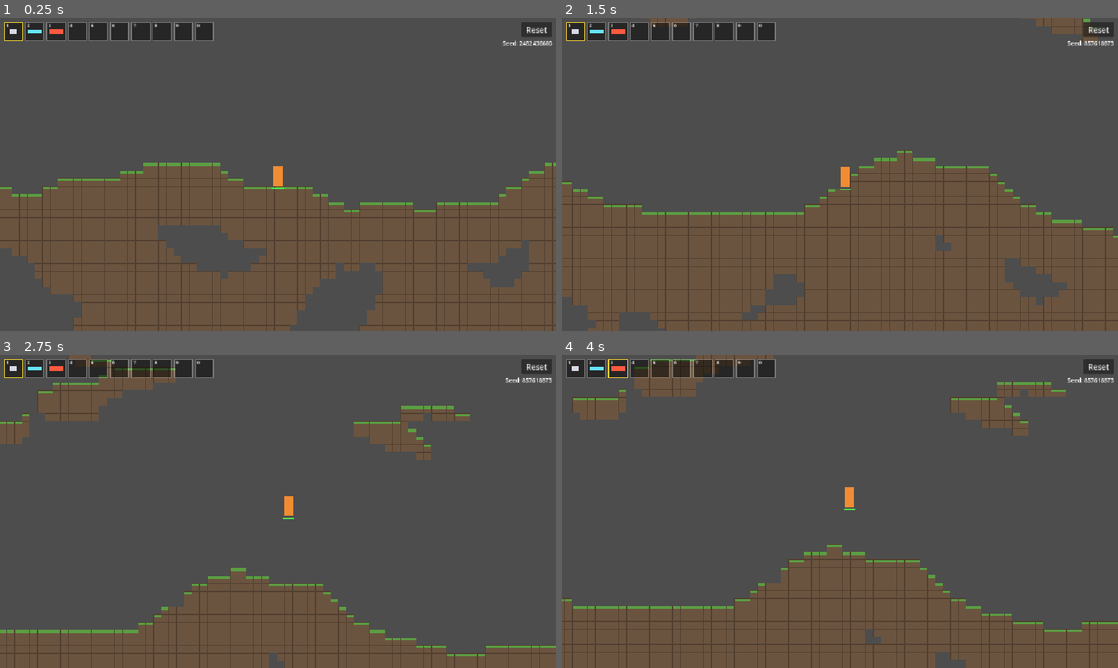
Above: before the commit, frames 1-4 (two rows, left to right).
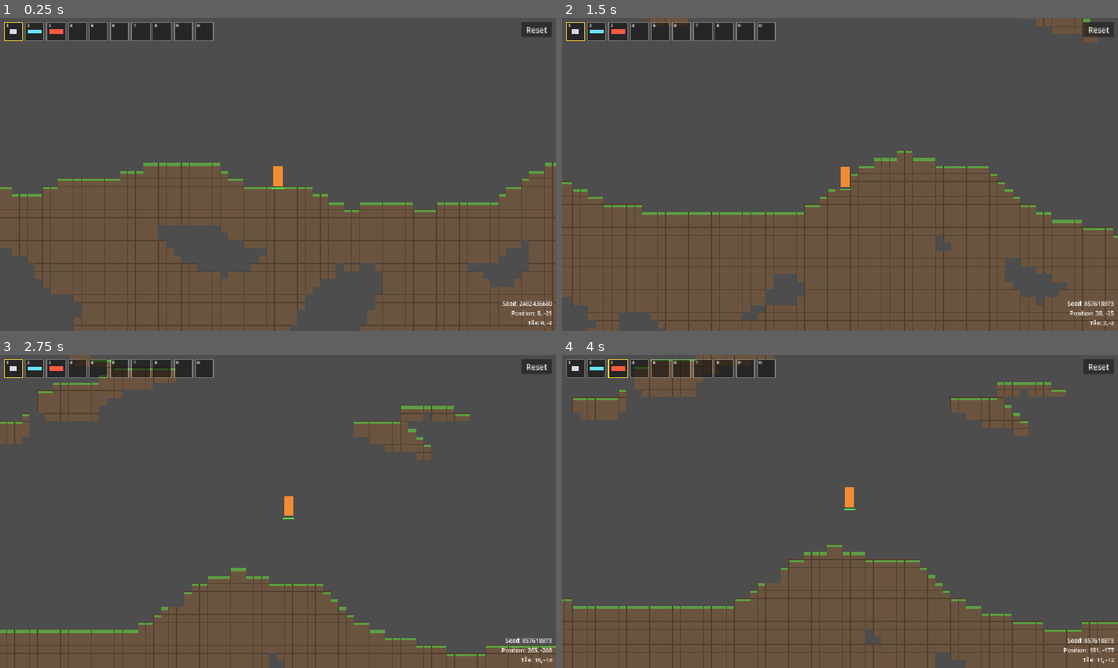
Above: after the commit, the same moments.

Repository: meyer1994/trr
Game: Godot game, scene res://scenes/main.tscn
The game is run twice, just before and just after one commit, with the same random seed, the same clock (stepped at 60 frames per second) and the same inputs.
Inputs (mouse positions are in pixels of both pictures, inside the frame that each line leads up to):
- Up to frame 1 (0.25 s): no input
- Up to frame 2 (1.5 s): click "Reset" at 0.5 s; tap Enter at 1.25 s; move the mouse to (962, 158) at 1.27 s; press the mouse at (962, 158) at 1.28 s; hold Right (move_right) from 1.28 s (still down)
- Up to frame 3 (2.75 s): keep holding Right (move_right); tap Space (jump) at 1.52, 2.27 s; move the mouse to (166, 527) at 2.02 s; release the mouse at (166, 527) at 2.03 s; tap 1 at 2.1 s
- Up to frame 4 (4 s): move the mouse to (895, 442) at 2.77 s; release Right (move_right) at 2.78 s; hold Left (move_left) 2.78-3.53 s; tap 2 at 2.85 s; move the mouse to (812, 574) at 3.52 s; hold Right (move_right) from 3.53 s (still down); tap 3 at 3.6 s; tap Space (jump) at 3.77 s

The runs differ from the first frame. In frame 1, 0.3% of the frame differs, in the area x 90-100%, y 7-99%; in frame 2, 0.3%; in frame 3, 0.3%; in frame 4, 0.3%.

Commit message:
Show seed, position and tile in the bottom-right corner
Co-authored-by: Cursor <cursoragent@cursor.com>

Diff:
--- a/scenes/main.tscn
+++ b/scenes/main.tscn
@@ -72,17 +72,21 @@
 focus_mode = 0
 text = "Reset"
 
-[node name="SeedLabel" type="Label" parent="UI"]
-anchors_preset = 1
+[node name="InfoLabel" type="Label" parent="UI"]
+anchors_preset = 3
 anchor_left = 1.0
+anchor_top = 1.0
 anchor_right = 1.0
+anchor_bottom = 1.0
 offset_left = -208.0
-offset_top = 44.0
+offset_top = -64.0
 offset_right = -8.0
-offset_bottom = 64.0
+offset_bottom = -8.0
 grow_horizontal = 0
+grow_vertical = 0
 theme_override_font_sizes/font_size = 12
 text = "Seed: 0"
 horizontal_alignment = 2
+vertical_alignment = 2
 
 [connection signal="pressed" from="UI/ResetButton" to="." method="regenerate"]
--- a/scripts/world.gd
+++ b/scripts/world.gd
@@ -7,7 +7,7 @@
 
 @onready var map: Map = $Map
 @onready var player: Player = $Player
-@onready var seed_label: Label = $UI/SeedLabel
+@onready var info_label: Label = $UI/InfoLabel
 var world_seed := 0
 
 
@@ -19,9 +19,16 @@
 	map.stream_around(player.global_position)
 
 
+func _process(_delta: float) -> void:
+	var position_px := Vector2i(player.global_position.round())
+	var cell := map.local_to_map(map.to_local(player.global_position))
+	info_label.text = "Seed: %d\nPosition: %d, %d\nTile: %d, %d" % [
+		world_seed, position_px.x, position_px.y, cell.x, cell.y,
+	]
+
+
 func regenerate() -> void:
 	world_seed = fixed_seed if fixed_seed != 0 else randi()
-	seed_label.text = "Seed: %d" % world_seed
 	map.generate(world_seed)
 	player.spawn_position = map.get_surface_position(0) - Vector2(0, SPAWN_HEIGHT)
 	map.stream_around(player.spawn_position, true)
